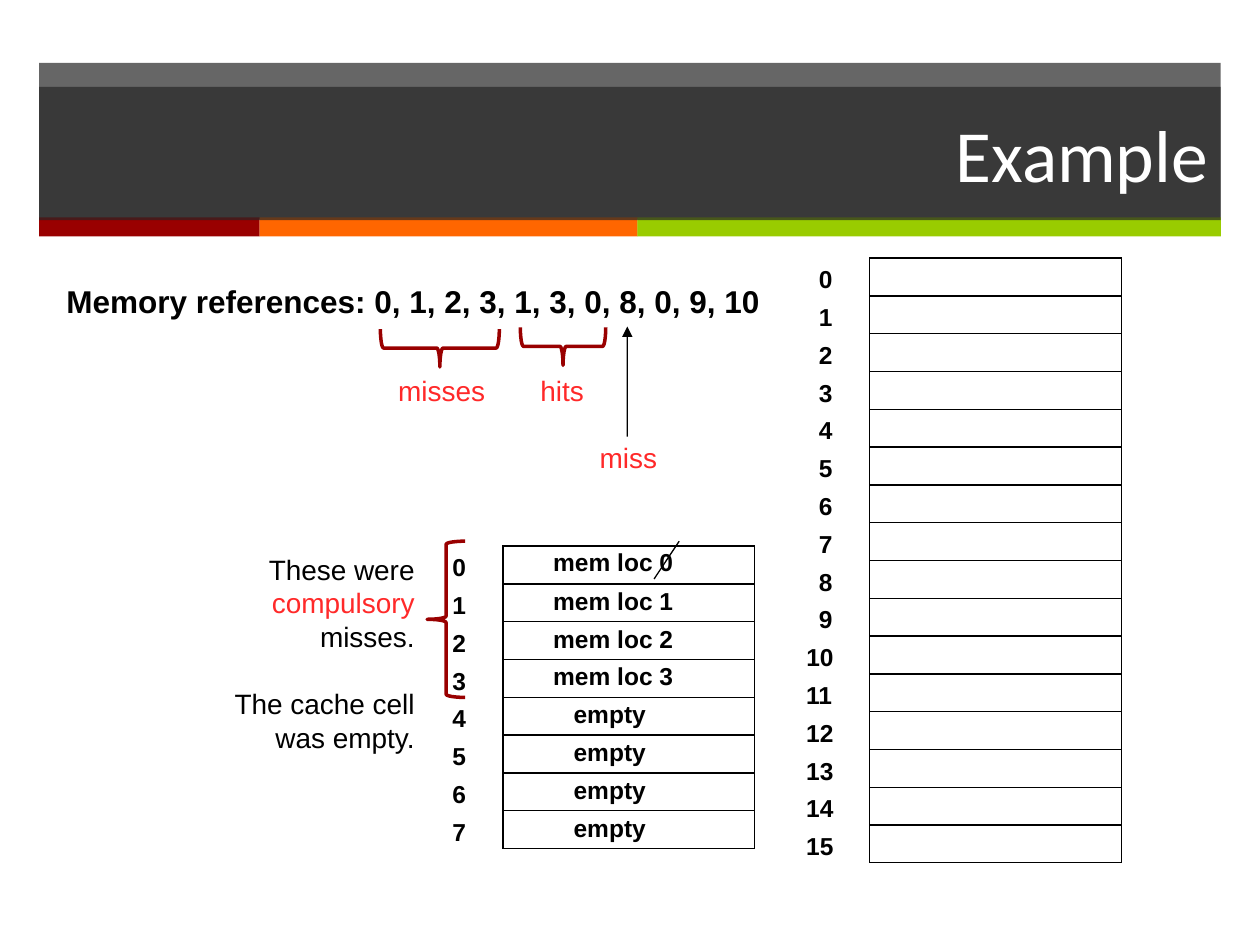
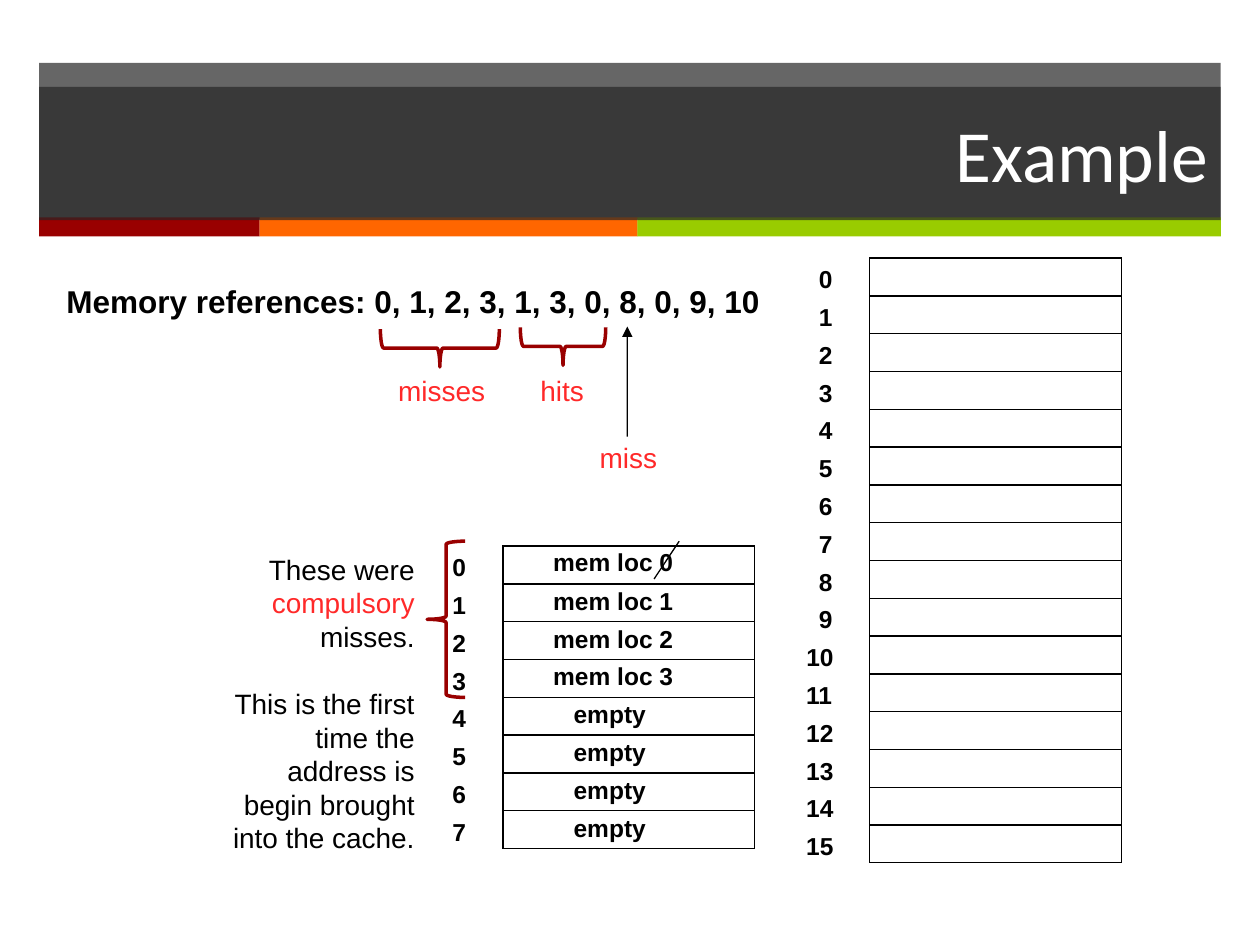
Before and after one commit to Yanderuri/CS_2200, a slide deck: slide 18 of lectures/L08 Memory hierarchy.pptx. Drawn at 1260x945 pixels with LibreOffice and Linux fonts; fonts in the diff are those of the drawing. Boxes give left, top, right and bottom in pixels: in the first picture for what was removed or moved away, otherwise in the second. Text is boxed around its words. In the diff, an @@ line names an element or a change of style, - is before the commit and + after.

```diff
--- a/lectures/L08 Memory hierarchy.pptx
+++ b/lectures/L08 Memory hierarchy.pptx
@@ text at [233,693,415,849]: text changed @@
-The cache cell was empty.
+This is the first time the address is begin brought into the cache.
```
Also in this commit, not shown: 7 other slides changed, 11 other files.
